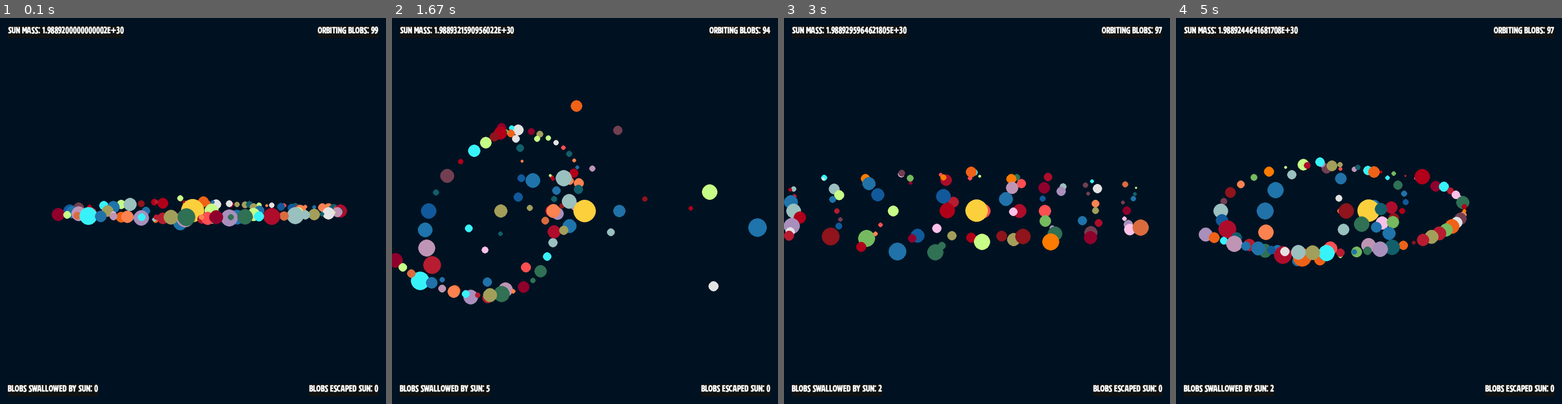
Above: before the commit, frames 1-4 (left to right).
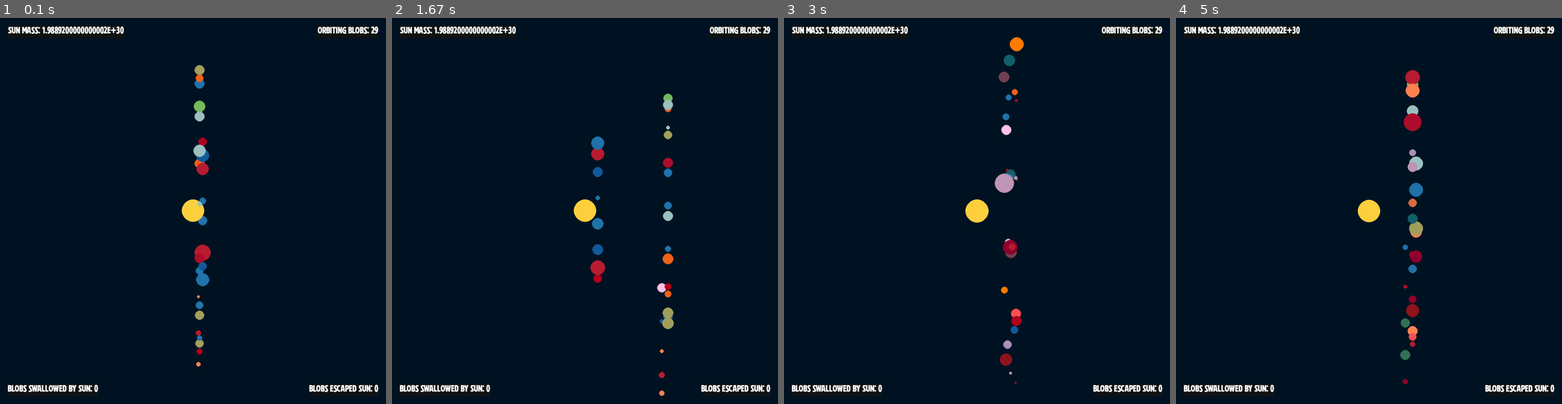
Above: after the commit, the same moments.

Repository: jmottster/newton
Game: pygame game, started from main.py
Two runs of this game, one before a commit and one after it. Both use one fixed random seed, a clock stepped at 60 frames per second and the inputs below.
Inputs:
- Up to frame 1 (0.1 s): no input
- Up to frame 2 (1.67 s): hold D 0.33-0.8 s; hold W 0.83-1.13 s; tap Space at 0.9, 1.23, 1.53 s; hold D 1.17-1.63 s
- Up to frame 3 (3 s): hold A 1.67-2.2 s; tap Space at 1.73, 2.03, 2.3, 2.63, 2.93 s; hold S 2.23-2.53 s; hold A 2.57-2.97 s
- Up to frame 4 (5 s): hold W 3-3.37 s; tap Space at 3.07, 3.47, 3.77, 4.13, 4.53, 4.83 s; hold D 3.4-4.03 s; hold S 4.07-4.43 s; hold A 4.47-4.93 s; hold D from 4.97 s (still down)

The runs differ from the first frame. In frame 1, 4.4% of the frame differs, in the area x 13-98%, y 2-91%; in frame 2, 6.3%; in frame 3, 5.7%; in frame 4, 6.8%, in the area x 5-98%, y 2-97%.

Commit message:
Minor tweaks

Diff:
--- a/blob_plotter.py
+++ b/blob_plotter.py
@@ -106,8 +106,24 @@
         for i in range(NUM_BLOBS - 1):
             # Set up some random values for this blob
             color = round(random.random() * (len(COLORS) - 1))
-            radius = round((random.random() * (MAX_RADIUS - MIN_RADIUS)) + MIN_RADIUS)
-            mass = (random.random() * (MAX_MASS - MIN_MASS)) + MIN_MASS
+
+            # Divide mass and radius ranges in half, put smaller masses with
+            # smaller radiuses, and vice versa. Randomize whether we're doing
+            # a bigger or smaller blob.
+            if round(random.random() * 10) % 2:
+                min_radius = MIN_RADIUS + (MAX_RADIUS - MIN_RADIUS) / 2
+                min_mass = MIN_MASS + (MAX_MASS - MIN_MASS) / 2
+                radius = round(
+                    (random.random() * (MAX_RADIUS - min_radius)) + min_radius
+                )
+                mass = (random.random() * (MAX_MASS - min_mass)) + min_mass
+            else:
+                max_radius = MAX_RADIUS - (MAX_RADIUS - MIN_RADIUS) / 2
+                max_mass = MAX_MASS - (MAX_MASS - MIN_MASS) / 2
+                radius = round(
+                    (random.random() * (max_radius - MIN_RADIUS)) + MIN_RADIUS
+                )
+                mass = (random.random() * (max_mass - MIN_MASS)) + MIN_MASS
 
             if self.square_grid:  # Square grid x,y plot for this blob
                 # Get x and y coordinates for this blob
@@ -153,9 +169,9 @@
                     plot_phi += math.pi * pi_inc
 
             # Figure out velocity for this blob
-            dx = x - half_screen
-            dy = y - half_screen
-            dz = z - half_screen
+            dx = half_screen - x
+            dy = half_screen - y
+            dz = half_screen - z
             d = math.sqrt(dx**2 + dy**2 + dz**2)
 
             velocity = 0
@@ -174,7 +190,7 @@
             theta = math.acos(dz / d)
             phi = math.atan2(dy, dx)
 
-            theta = theta + (math.pi * 0.25)
+            theta = theta - (math.pi * 0.25)
             phi = phi - (math.pi * 0.5)
 
             velocityx = velocity * math.sin(theta) * math.cos(phi)
@@ -187,8 +203,8 @@
                 COLORS[color],
                 radius,
                 mass,
+                z,
                 y,
-                z,
                 x,
                 velocityz,
                 velocityy,
@@ -224,7 +240,7 @@
                 )
                 # Uncomment for writting lables on blobs
                 # mass_text = blob_font.render(
-                #     f"{round(blob.radius)}", 1, (255, 255, 255), (0, 0, 0)
+                #     f"{blob.name}", 1, (255, 255, 255), (0, 0, 0)
                 # )
                 # screen.blit(
                 #     mass_text,
--- a/globals.py
+++ b/globals.py
@@ -20,25 +20,24 @@
 
 # Global vars
 
-
 # No need to ever change these
 G = 6.67428e-11  # Gravitational constant
 AU = 149.6e6 * 1000  # 1 Astronomical Unit
 
 # Change to scale the size of universe (thus window)
 SCALE_PERCENT = 1
-SCALE_FACTOR = 500 * SCALE_PERCENT  # Number of pixles to equal 1 AU
+AU_SCALE_FACTOR = 500 * SCALE_PERCENT  # Number of pixles to equal 1 AU
 TIMESCALE = 3600 * 12 * SCALE_PERCENT  # elapsed time per frame, in seconds
 # Height and width of screen (square is best for orbits)
 SCREEN_SIZE = 1000 * SCALE_PERCENT
 MIN_RADIUS = 5 * SCALE_PERCENT
 MAX_RADIUS = 20 * SCALE_PERCENT
-SCALE = SCALE_FACTOR / AU  # 1 AU = SCALE_FACTOR pixels
-SCALED_SCREEN_SIZE = (SCREEN_SIZE / SCALE_FACTOR) * AU  # Real height and width in AU
+SCALE = AU_SCALE_FACTOR / AU  # 1 AU = SCALE_FACTOR pixels
+SCALED_SCREEN_SIZE = (SCREEN_SIZE / AU_SCALE_FACTOR) * AU  # Real height and width in AU
 FRAME_RATE = 60  # there are FRAME_RATE frames per second
 
 # Vars for creating blobs somewhat randomly
-NUM_BLOBS = 100
+NUM_BLOBS = 30
 # If true all blobs will start
 # with a perfect orbital velocity
 START_PERFECT_ORBIT = True
@@ -48,8 +47,9 @@
 SQUARE_BLOB_PLOTTER = False
 MIN_VELOCITY = 47.4 * 1000  # Only if START_PERFECT_ORBIT is False
 MAX_VELOCITY = 29.783 * 1000  # Only if START_PERFECT_ORBIT is False
-MIN_MASS = 3.30 * 10**23 * 0.75  # currently set with 75% of mass of Mercury
-MAX_MASS = 5.9742 * 10**24  # currently set with mass of Earth
+MIN_MASS = 7.34767309 * 10**22  # Mass of Moon
+# 3.30 * 10**23 * 0.75  # currently set with 75% of mass of Mercury
+MAX_MASS = 6.9742 * 10**24  # currently set slightly larger than mass of Earth
 FLOOR_MASS = 1.98892 * 10**28
 CENTER_BLOB_MASS = 1.98892 * 10**30  # currently set with mass of the sun
 CENTER_BLOB_RADIUS = 30 * SCALE_PERCENT
@@ -61,12 +61,12 @@
     (51, 115, 87),
     (147, 3, 46),
     (255, 133, 82),
-    (230, 230, 230),
+    # (230, 230, 230),
     (157, 195, 194),
     (171, 146, 191),
     (255, 81, 84),
-    (59, 244, 251),
-    (202, 255, 138),
+    # (59, 244, 251),
+    # (202, 255, 138),
     (177, 15, 46),
     (35, 116, 171),
     (120, 188, 97),
--- a/massive_blob.py
+++ b/massive_blob.py
@@ -68,7 +68,7 @@
         self.name = name
         self.color = color
         self.radius = radius
-        self.scaled_radius = (self.radius / SCALE_FACTOR) * AU
+        self.scaled_radius = (self.radius / AU_SCALE_FACTOR) * AU
         self.mass = mass
         self.x = x
         self.y = y
@@ -123,9 +123,9 @@
 
         else:
             zero = 0  # -(SCALED_SCREEN_SIZE / 4)
-            screen_size = (
-                SCREEN_SIZE  # SCALED_SCREEN_SIZE  # + (SCALED_SCREEN_SIZE / 4)
-            )
+            screen_size = SCREEN_SIZE
+            scaled_screen_size = SCALED_SCREEN_SIZE
+
             local_x = self.x * SCALE
             local_y = self.y * SCALE
             local_z = self.z * SCALE
@@ -138,7 +138,7 @@
 
             if ((local_x + self.radius) >= screen_size) and (self.vx >= 0):
                 self.vx = -self.vx
-                self.x = SCALED_SCREEN_SIZE - self.scaled_radius
+                self.x = scaled_screen_size - self.scaled_radius
                 self.vx = self.vx * 0.995
 
             # Change y direction if hitting the edge of screen
@@ -149,7 +149,7 @@
 
             if ((local_y + self.radius) >= screen_size) and self.vy >= 0:
                 self.vy = -self.vy
-                self.y = SCALED_SCREEN_SIZE - self.scaled_radius
+                self.y = scaled_screen_size - self.scaled_radius
                 self.vy = self.vy * 0.995
 
             # Change z direction if hitting the edge of screen
@@ -160,7 +160,7 @@
 
             if ((local_z + self.radius) >= screen_size - screen_size) and self.vz >= 0:
                 self.vz = -self.vz
-                self.z = SCALED_SCREEN_SIZE - self.scaled_radius
+                self.z = scaled_screen_size - self.scaled_radius
                 self.vz = self.vz * 0.995
 
     def collision_detection(self, blob):
